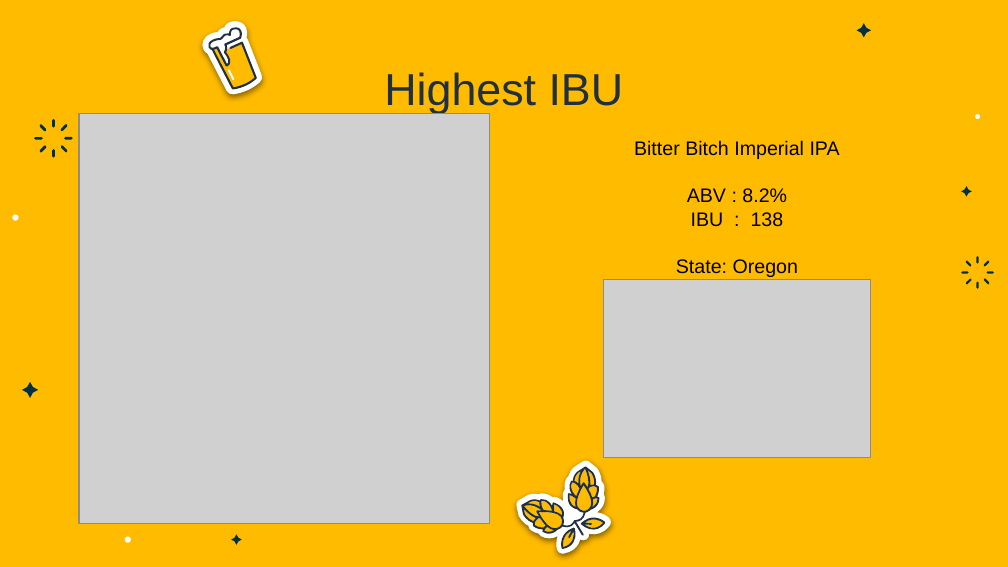
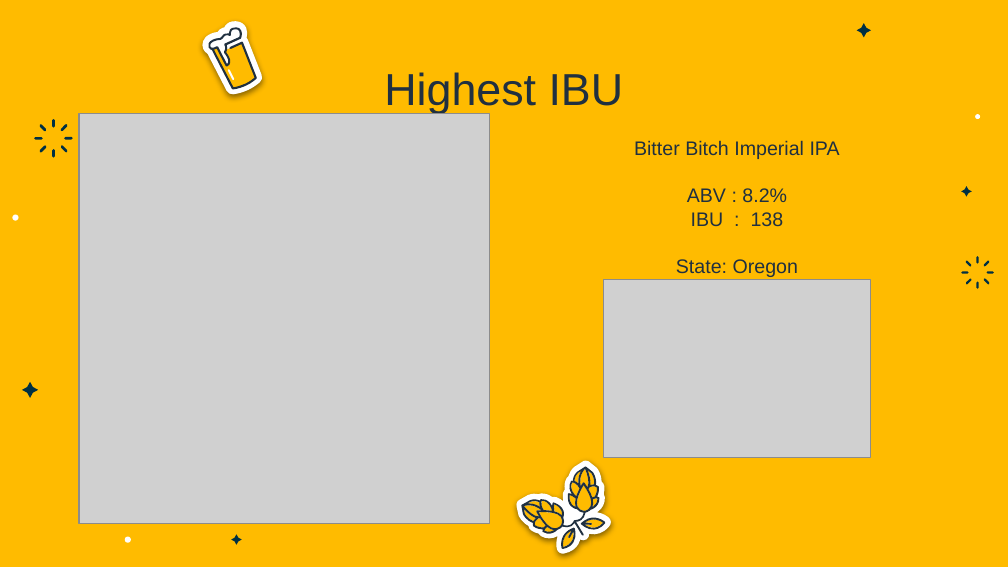
Before and after one commit to DotSumWedge/BreweryAnalysis, a slide deck: slide 9 of BeerAnalysisPresentation.pptx. Drawn at 1008x567 pixels with LibreOffice and Linux fonts; fonts in the diff are those of the drawing; grey boxes stand for pictures. Boxes give left, top, right and bottom in pixels: in the first picture for what was removed or moved away, otherwise in the second. Text is boxed around its words. In the diff, an @@ line names an element or a change of style, - is before the commit and + after.

```diff
--- a/BeerAnalysisPresentation.pptx
+++ b/BeerAnalysisPresentation.pptx
@@ text "Bitter Bitch Imperial IPA" at [634, 140, 840, 277]: text colour #000000 to #203040 @@
```
Also in this commit, not shown: 3 other slides changed, 1 other file.
